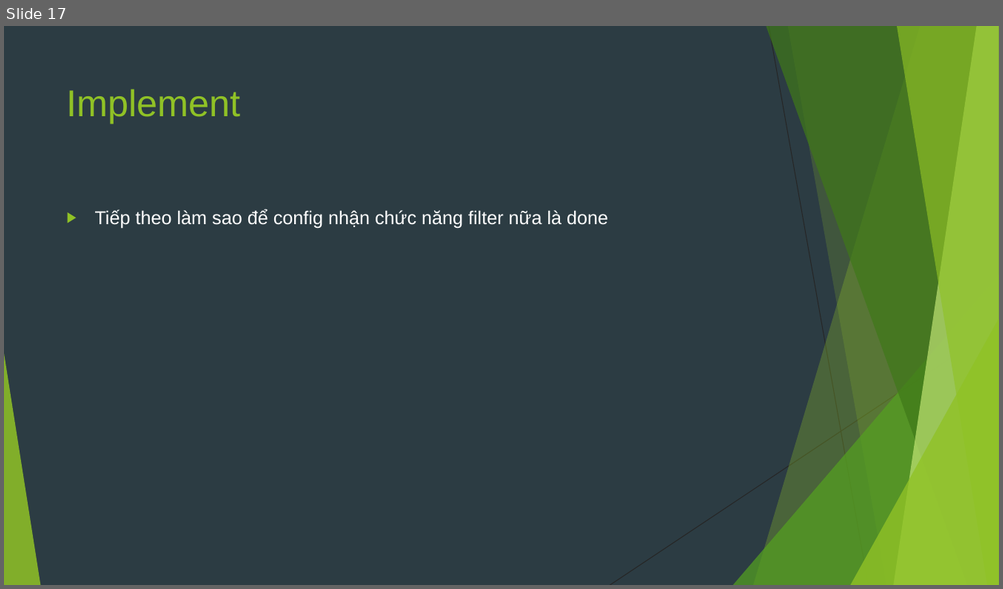
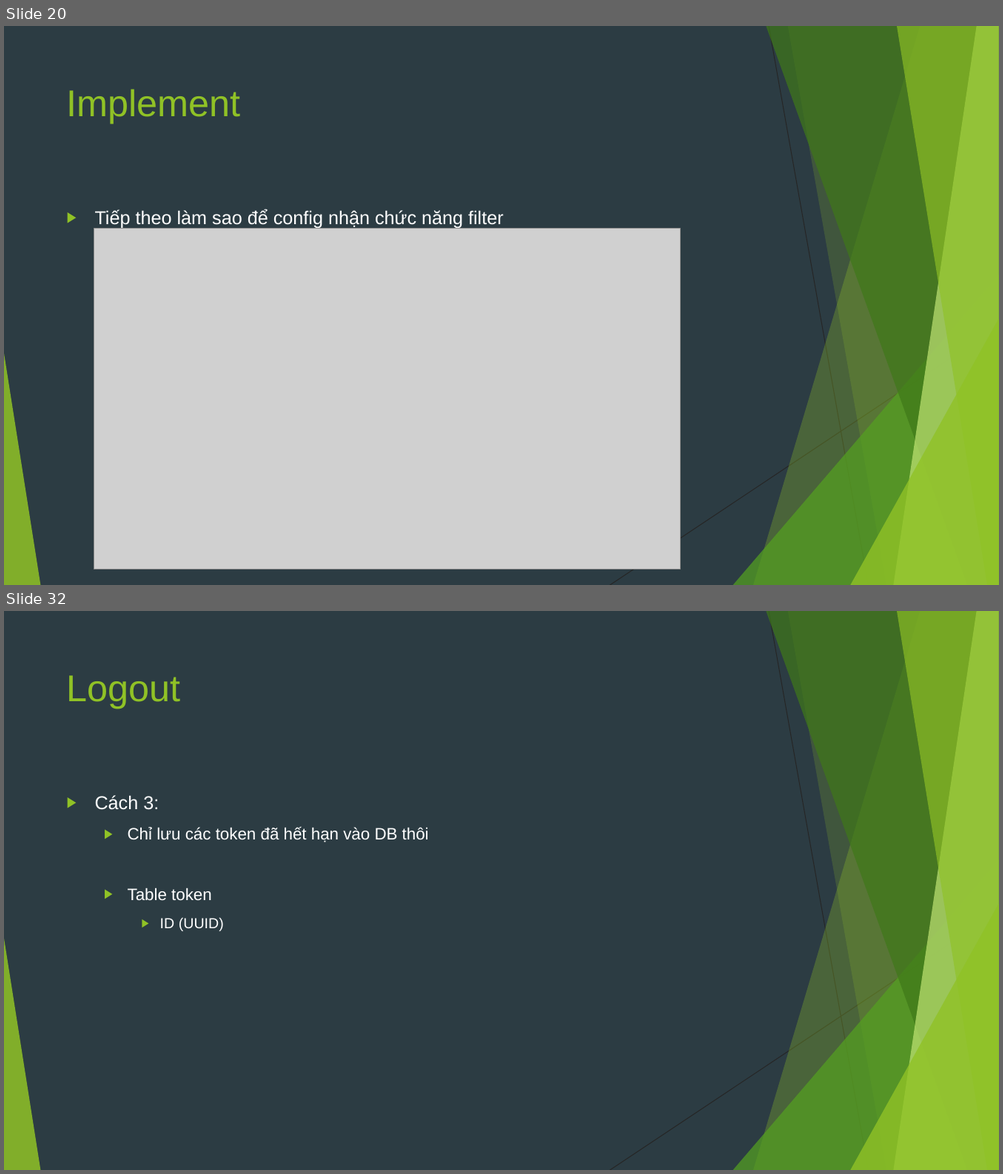
Before and after one commit to sobbingwind/SpringBoot, a slide deck: 11.Spring Security JWT.pptx. Shown one above the other, each under a label of ours: slide 17 before the commit, slides 20 and 32 after it; the slides between them are not shown. The pictures are 1003x589 and 1003x1174 pixels, drawn with LibreOffice and Linux fonts; fonts in the diff are those of the drawing; grey boxes stand for pictures. Boxes give left, top, right and bottom in pixels: in the first picture for what was removed or moved away, otherwise in the second. Text is boxed around its words. In the diff, an @@ line names an element or a change of style, - is before the commit and + after.

```diff
--- a/11.Spring Security JWT.pptx
+++ b/11.Spring Security JWT.pptx
@@ slide 32 added at (4,611,999,1170), background #2C3C43; not listed: 10 template elements that a slide beside it also shows @@
@@ title added at (67,675,181,709), 36 pt, text #90C226 @@
+Logout
@@ text added at (95,795,429,931), 16 pt, text #FFFFFF @@
+▶ Cách 3:
+  ▶ Chỉ lưu các token đã hết hạn vào DB thôi
+  ▶ Table token
+    ▶ ID (UUID)
@@ what was slide 17 is now slide 20 @@
@@ slide 20 changed as well @@
@@ text at (95,210,504,229): text changed @@
-▶ Tiếp theo làm sao để config nhận chức năng filter nữa là done
+▶ Tiếp theo làm sao để config nhận chức năng filter
@@ picture added at (94,229,680,570) @@
```
Also in this commit, not shown: 1 other slide changed, 23 other slides added.
